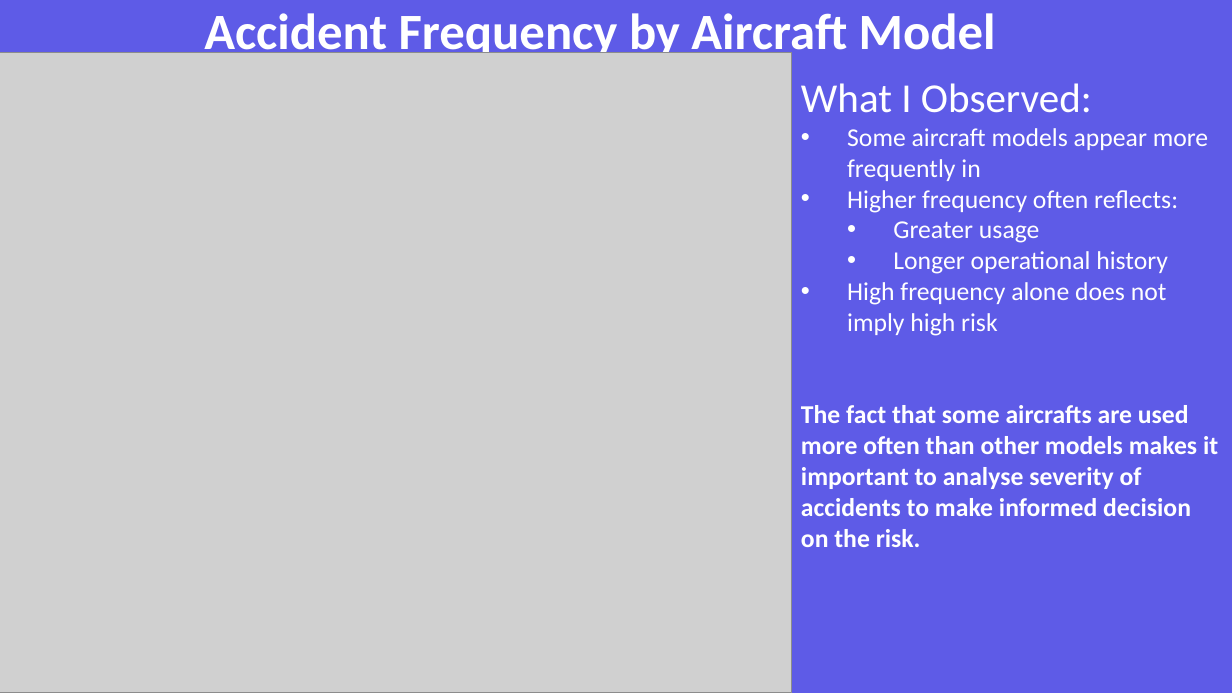
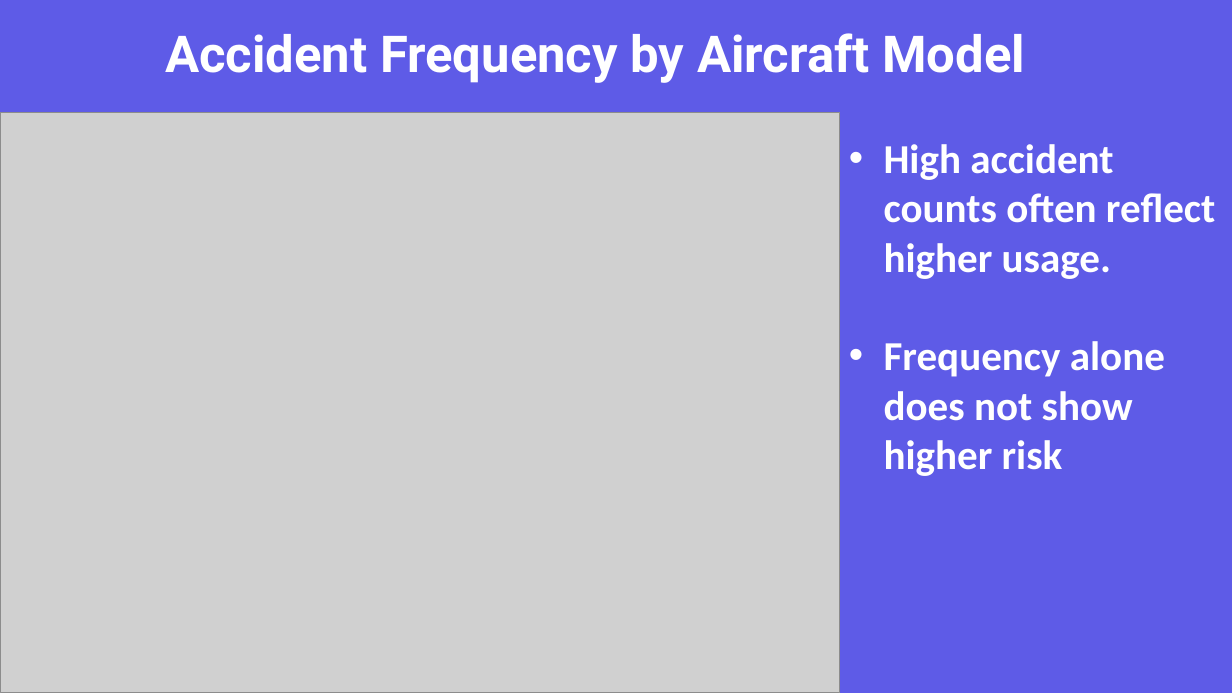
Before and after one commit to ChairoSolutions/New-Aviation-LowRisk-AircraftPurchase-Project, a slide deck: slide 5 of Presentation/Low Risk Aircraft Selection Using Historical Aviation Accident Data.pptx (slide 7 before the commit). Drawn at 1232x693 pixels with LibreOffice and Linux fonts; fonts in the diff are those of the drawing; grey boxes stand for pictures. Boxes give left, top, right and bottom in pixels: in the first picture for what was removed or moved away, otherwise in the second. Text is boxed around its words. In the diff, an @@ line names an element or a change of style, - is before the commit and + after.

```diff
--- a/Presentation/Low Risk Aircraft Selection Using Historical Aviation Accident Data.pptx
+++ b/Presentation/Low Risk Aircraft Selection Using Historical Aviation Accident Data.pptx
@@ title "Accident Frequency by Aircraft Model" at bbox=[165, 33, 1025, 83]: font Calibri to Roboto @@
@@ picture: place and size @@
-picture at bbox=[0, 53, 792, 693]
+picture at bbox=[0, 112, 840, 693]
@@ text at bbox=[884, 144, 1215, 476]: text changed; size 20 to 32 pt; bold on @@
-What I Observed:
-• Some aircraft models appear more frequently in
-• Higher frequency often reflects:
-  • Greater usage
-  • Longer operational history
-• High frequency alone does not imply high risk
-The fact that some aircrafts are used more often than other models makes it important to analyse severity of accidents to make informed decision on the risk.
+• High accident counts often reflect higher usage.
+• Frequency alone does not show higher risk
```
Also in this commit, not shown: 8 other slides changed, 1 slide added, 6 slides removed, 8 other files.
